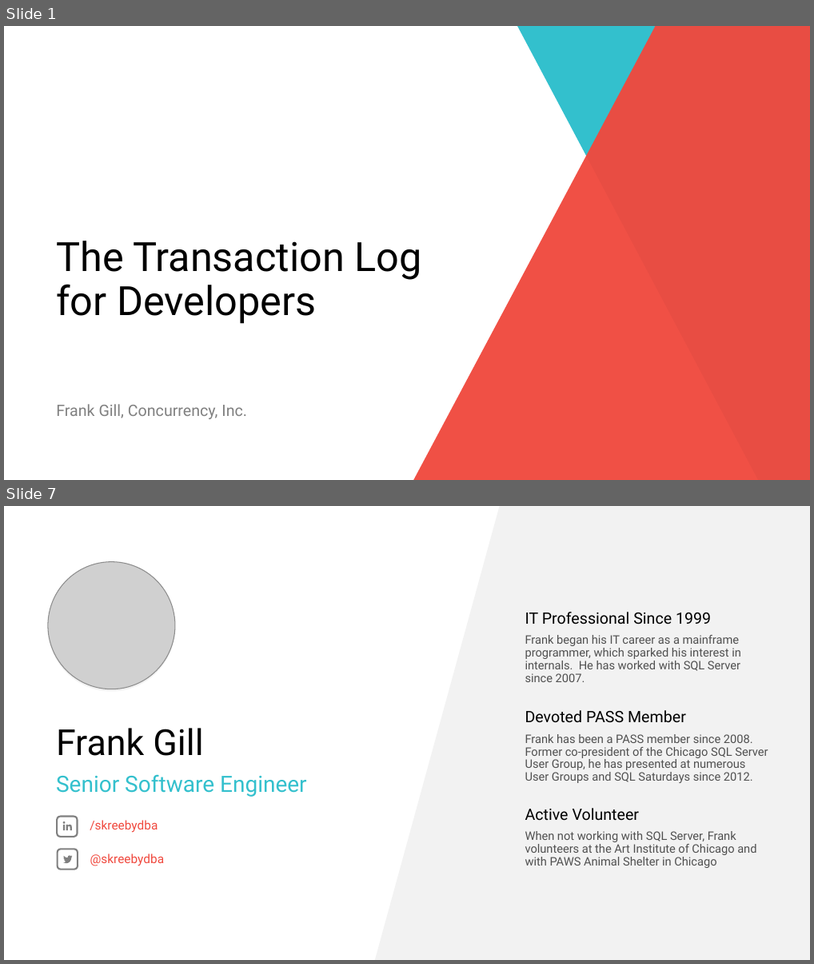
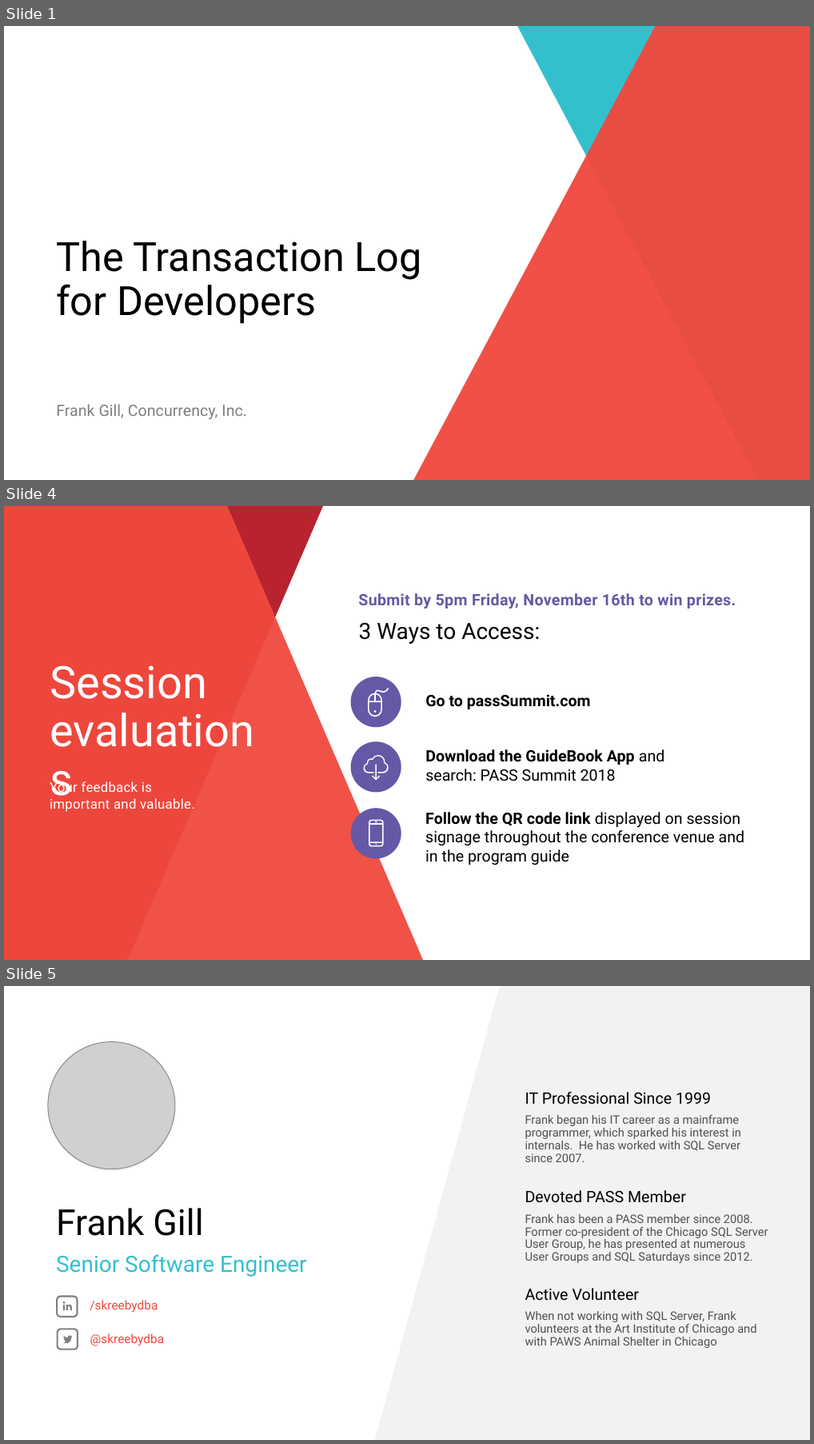
Before and after one commit to skreebydba/IntroToTheTranLog, a slide deck: TranLogDemoSummit/IntroToTheTranLogFinalDraft.pptx. Shown one above the other, each under a label of ours: slides 1 and 7 before the commit, slides 1, 4 and 5 after it; the slides between them are not shown. The pictures are 814x964 and 814x1444 pixels, drawn with LibreOffice and Linux fonts; fonts in the diff are those of the drawing; grey boxes stand for pictures; background and template pictures are left out. Boxes give left, top, right and bottom in pixels: in the first picture for what was removed or moved away, otherwise in the second. Text is boxed around its words. In the diff, an @@ line names an element or a change of style, - is before the commit and + after.

Commit message:
Final edits for Summit

```diff
--- a/TranLogDemoSummit/IntroToTheTranLogFinalDraft.pptx
+++ b/TranLogDemoSummit/IntroToTheTranLogFinalDraft.pptx
@@ slide 4 added at <box>4,506,810,960</box>, background #FFFFFF @@
@@ freeform shape added at <box>4,506,323,960</box>, fill #B8232F @@
@@ freeform shape added at <box>4,506,423,960</box>, fill #F0493E at 95% opacity @@
@@ text added at <box>358,593,736,608</box>, 14 pt, text #6658A6, bold @@
+Submit by 5pm Friday, November 16th to win prizes.
@@ text added at <box>359,622,540,644</box>, 20 pt, text #000000 @@
+3 Ways to Access:
@@ text added at <box>50,665,207,699</box>, 40 pt, text #FFFFFF @@
+Session evaluations
@@ ellipse added at <box>350,676,402,727</box>, fill #6658A6 @@
@@ freeform shape added at <box>368,688,389,716</box>, fill #FFFFFF @@
@@ text added at <box>426,694,591,709</box>, 14 pt, text #000000, bold @@
+Go to passSummit.com
@@ ellipse added at <box>350,741,402,792</box>, fill #6658A6 @@
@@ freeform shape added at <box>364,755,389,780</box>, fill #FFFFFF @@
@@ text added at <box>426,749,666,781</box>, 14 pt, text #000000 @@
+Download the GuideBook App and search: PASS Summit 2018
@@ text added at <box>50,780,195,812</box>, 12 pt, text #FFFFFF @@
+Your feedback is important and valuable.
@@ ellipse added at <box>350,808,402,858</box>, fill #6658A6 @@
@@ text added at <box>426,812,746,864</box>, 14 pt, text #000000 @@
+Follow the QR code link displayed on session signage throughout the conference venue and in the program guide
@@ freeform shape added at <box>370,820,384,847</box>, fill #FFFFFF @@
@@ what was slide 7 is now slide 5 @@
```
Also in this commit, not shown: 1 other slide added, 11 slides removed.
